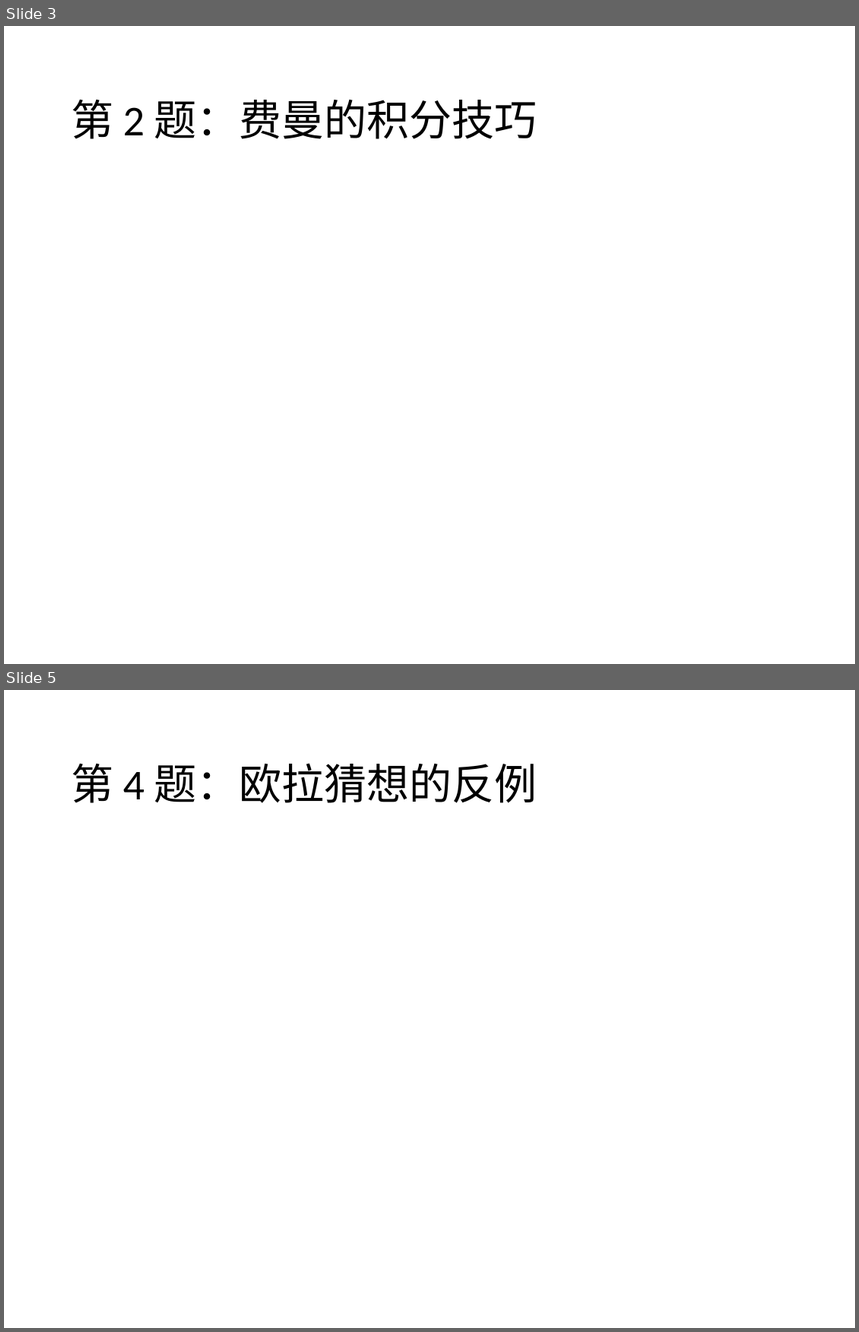
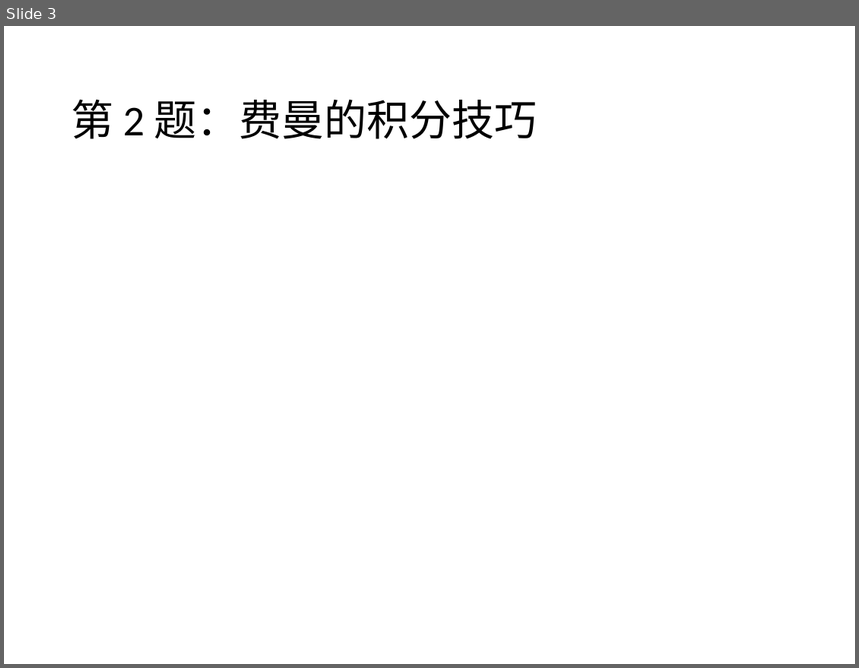
Before and after one commit to 3ki5tj/python-class, a slide deck: exercises/2022-winter-break-problems.pptx. Shown one above the other, each under a label of ours: slides 3 and 5 before the commit, slide 3 after it; the slides between them are not shown. The pictures are 859x1332 and 859x668 pixels, drawn with LibreOffice and Linux fonts; fonts in the diff are those of the drawing; grey boxes stand for pictures. Boxes give left, top, right and bottom in pixels: in the first picture for what was removed or moved away, otherwise in the second. Text is boxed around its words. In the diff, an @@ line names an element or a change of style, - is before the commit and + after.

```diff
--- a/exercises/2022-winter-break-problems.pptx
+++ b/exercises/2022-winter-break-problems.pptx
@@ slide 5 removed at [4,690,855,1328], background #FFFFFF @@
@@ title removed at [71,763,538,803] @@
-第 4 题：欧拉猜想的反例
```
Also in this commit, not shown: 5 slides changed, 6 slides added, 2 other slides removed, 7 other files.
